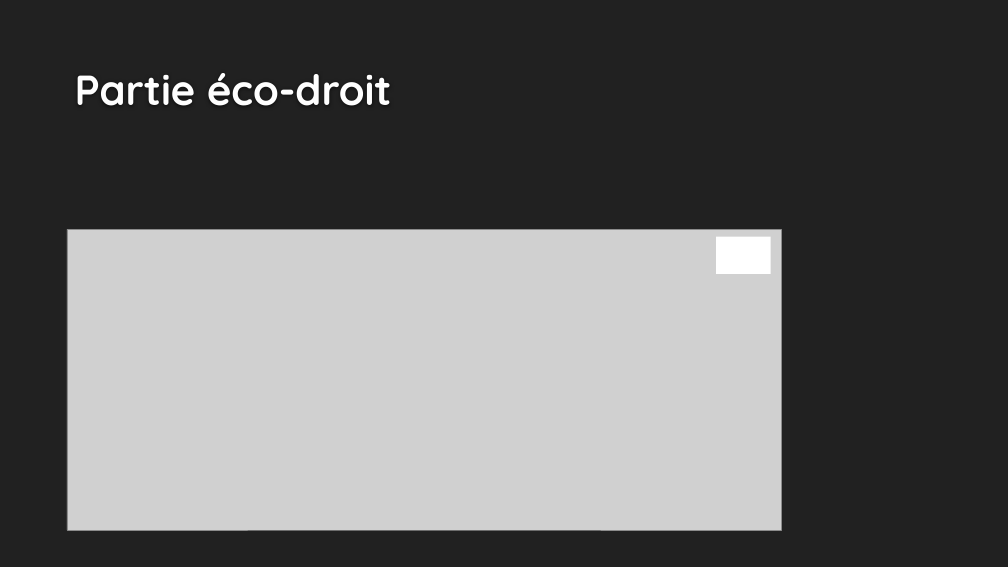
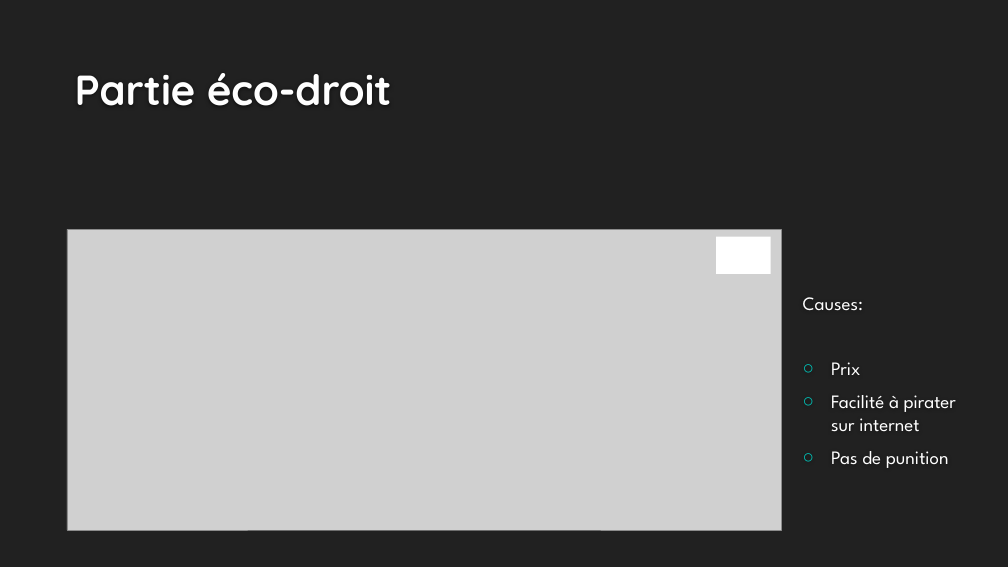
Before and after one commit to 52Alexis/PTUTS1A2, a slide deck: slide 4 of Soutenance/Les logiciels de Musique Assistée par Ordinateur.pptx. Drawn at 1008x567 pixels with LibreOffice and Linux fonts; fonts in the diff are those of the drawing; grey boxes stand for pictures; background and template pictures are left out. Boxes give left, top, right and bottom in pixels: in the first picture for what was removed or moved away, otherwise in the second. Text is boxed around its words. In the diff, an @@ line names an element or a change of style, - is before the commit and + after.

```diff
--- a/Soutenance/Les logiciels de Musique Assistée par Ordinateur.pptx
+++ b/Soutenance/Les logiciels de Musique Assistée par Ordinateur.pptx
@@ text added at (x1=803, y1=297, x2=956, y2=468), 18 pt, text #FFFFFF @@
+Causes:
+○ Prix
+○ Facilité à pirater sur internet
+○ Pas de punition
```
Also in this commit, not shown: 3 other slides changed, 1 slide added.
